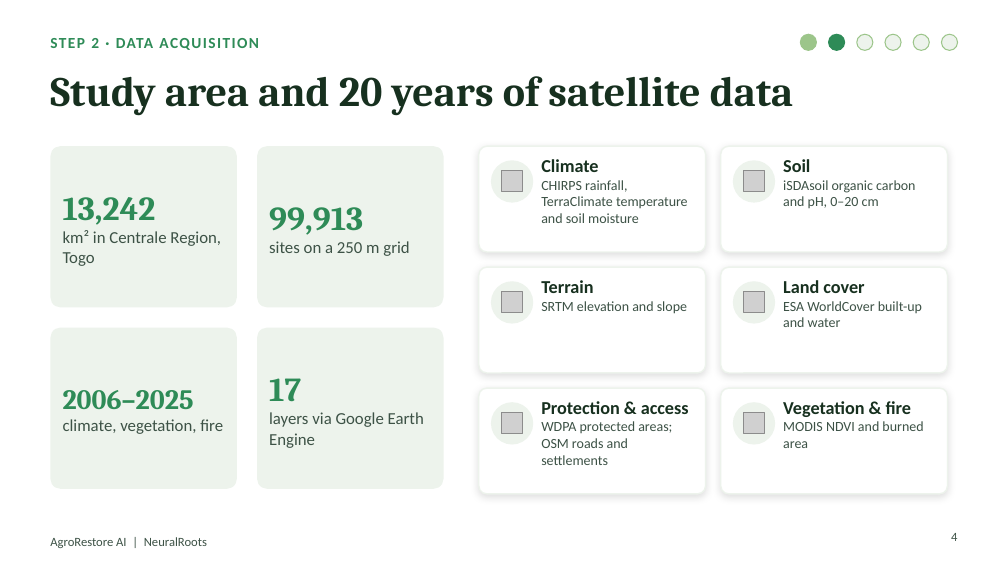
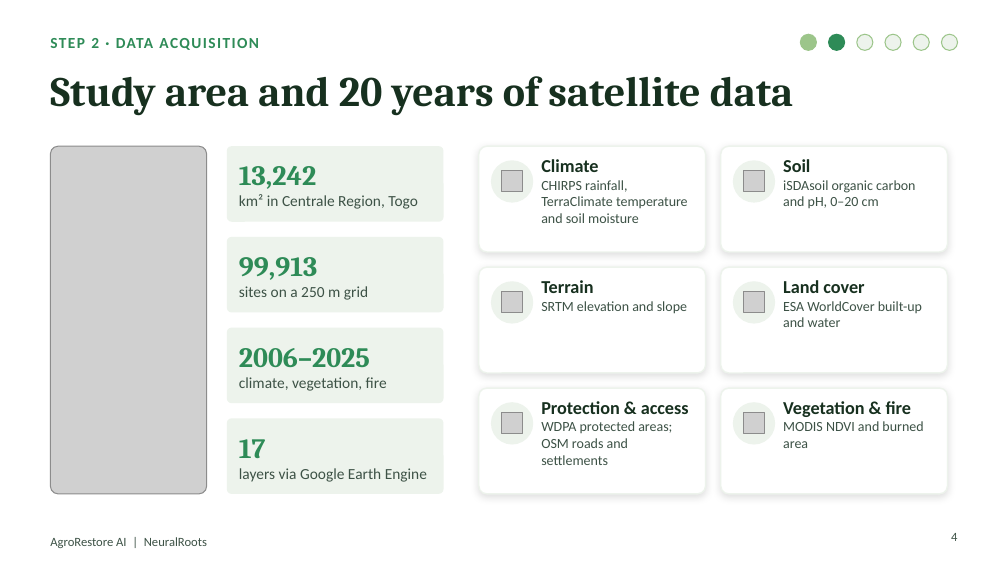
Before and after one commit to TypsonRS/ds-capstoneKSD, a slide deck: slide 4 of PROJECT_DATA_SCIENCE/presentation/AgroRestoreAI_DemoDay.pptx. Drawn at 1008x567 pixels with LibreOffice and Linux fonts; fonts in the diff are those of the drawing; grey boxes stand for pictures. Boxes give left, top, right and bottom in pixels: in the first picture for what was removed or moved away, otherwise in the second. Text is boxed around its words. In the diff, an @@ line names an element or a change of style, - is before the commit and + after.

```diff
--- a/PROJECT_DATA_SCIENCE/presentation/AgroRestoreAI_DemoDay.pptx
+++ b/PROJECT_DATA_SCIENCE/presentation/AgroRestoreAI_DemoDay.pptx
@@ picture added at (50, 146, 207, 494) @@
@@ rounded rectangle: place and size @@
-rounded rectangle at (50, 146, 237, 307)
+rounded rectangle at (227, 146, 444, 222)
@@ text "13,242": place and size @@
-text "13,242" at (63, 197, 221, 266)
+text "13,242" at (239, 166, 418, 209)
@@ text "13,242" at (239, 166, 418, 209): size 24 to 20 pt in "13,242"; size 12 to 11 pt in "km² in Centrale Region, Togo" @@
@@ rounded rectangle: place and size @@
-rounded rectangle at (257, 146, 444, 307)
+rounded rectangle at (227, 237, 444, 312)
@@ text "99,913": place and size @@
-text "99,913" at (269, 207, 409, 256)
+text "99,913" at (239, 257, 368, 300)
@@ text "99,913" at (239, 257, 368, 300): size 24 to 20 pt in "99,913"; size 12 to 11 pt in "sites on a 250 m grid" @@
@@ rounded rectangle: place and size @@
-rounded rectangle at (50, 328, 237, 489)
+rounded rectangle at (227, 328, 444, 403)
@@ text "2006–2025": place and size @@
-text "2006–2025" at (63, 390, 223, 434)
+text "2006–2025" at (239, 348, 387, 391)
@@ text at (239, 377, 387, 391): size 12 to 11 pt in "climate, vegetation, fire" @@
@@ rounded rectangle: place and size @@
-rounded rectangle at (257, 328, 444, 489)
+rounded rectangle at (227, 418, 444, 494)
@@ text "17": place and size @@
-text "17" at (269, 378, 424, 448)
+text "17" at (239, 439, 427, 482)
@@ text "17" at (239, 439, 427, 482): size 24 to 20 pt in "17"; size 12 to 11 pt @@
```
Also in this commit, not shown: 1 other slide changed, 9 other files.
